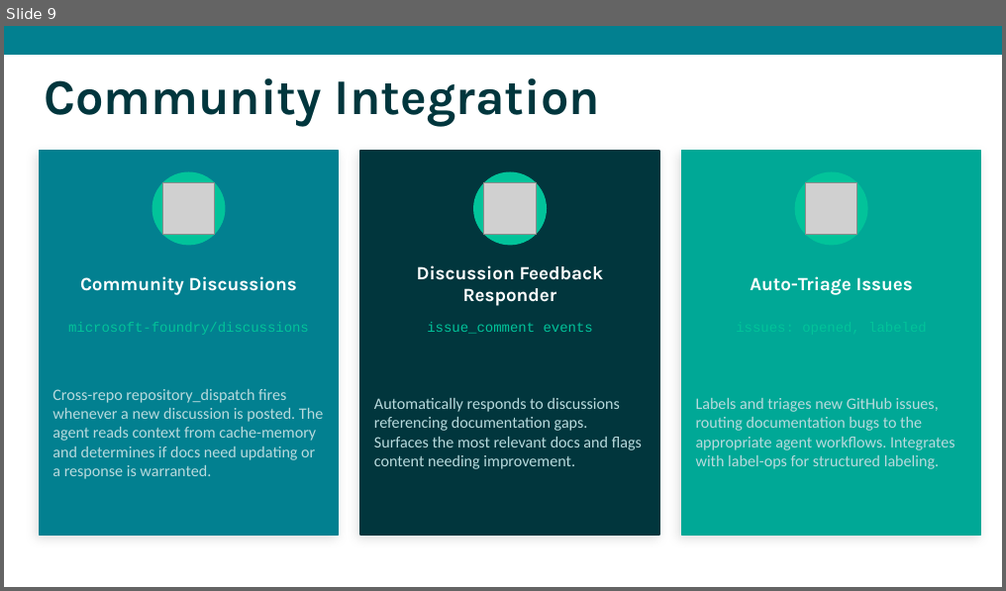
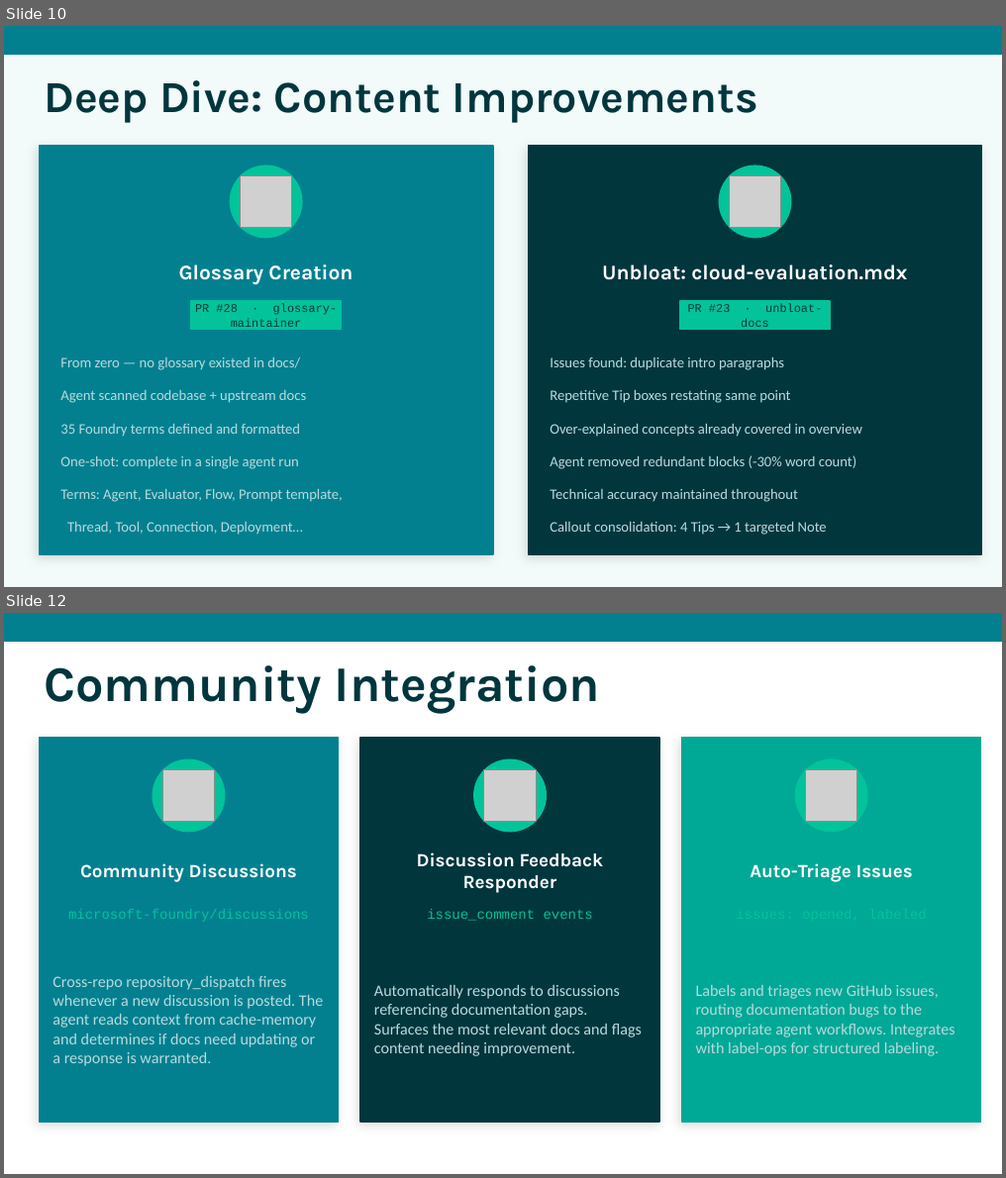
Before and after one commit to nicholasdbrady/foundry-docs, a slide deck: slides/foundry-docs-overview.pptx. Shown one above the other, each under a label of ours: slide 9 before the commit, slides 10 and 12 after it; the slides between them are not shown. The pictures are 1006x591 and 1006x1178 pixels, drawn with LibreOffice and Linux fonts; fonts in the diff are those of the drawing; grey boxes stand for pictures. Boxes give left, top, right and bottom in pixels: in the first picture for what was removed or moved away, otherwise in the second. Text is boxed around its words. In the diff, an @@ line names an element or a change of style, - is before the commit and + after.

```diff
--- a/slides/foundry-docs-overview.pptx
+++ b/slides/foundry-docs-overview.pptx
@@ slide 10 added at bbox=[4, 26, 1002, 587], background #F2FAFA @@
@@ rectangle added at bbox=[4, 26, 1002, 54], fill #028090, outline #028090 1 pt @@
@@ text added at bbox=[44, 80, 758, 123], 32 pt, text #01363D, bold @@
+Deep Dive: Content Improvements
@@ rectangle added at bbox=[39, 146, 493, 555], fill #028090, outline #028090 1 pt @@
@@ ellipse added at bbox=[231, 166, 302, 238], fill #02C39A, outline #02C39A 1 pt @@
@@ rectangle added at bbox=[528, 146, 982, 555], fill #01363D, outline #01363D 1 pt @@
@@ ellipse added at bbox=[720, 166, 791, 238], fill #02C39A, outline #02C39A 1 pt @@
@@ picture added at bbox=[241, 175, 292, 228] @@
@@ picture added at bbox=[729, 175, 780, 228] @@
@@ text added at bbox=[179, 265, 352, 285], 15 pt, text #FFFFFF, bold @@
+Glossary Creation
@@ text added at bbox=[602, 265, 907, 280], 15 pt, text #FFFFFF, bold @@
+Unbloat: cloud-evaluation.mdx
@@ rectangle added at bbox=[192, 301, 342, 329], fill #02C39A, outline #02C39A 1 pt @@
@@ text added at bbox=[195, 304, 337, 327], 8.5 pt, text #01363D @@
+PR #28 · glossary-maintainer
@@ rectangle added at bbox=[680, 301, 831, 329], fill #02C39A, outline #02C39A 1 pt @@
@@ text added at bbox=[688, 304, 822, 327], 8.5 pt, text #01363D @@
+PR #23 · unbloat-docs
@@ text added at bbox=[60, 358, 300, 371], 10.5 pt, text #B8DADD @@
+From zero — no glossary existed in docs/
@@ text added at bbox=[549, 358, 784, 371], 10.5 pt, text #B8DADD @@
+Issues found: duplicate intro paragraphs
@@ text added at bbox=[60, 390, 306, 403], 10.5 pt, text #B8DADD @@
+Agent scanned codebase + upstream docs
@@ text added at bbox=[549, 390, 790, 403], 10.5 pt, text #B8DADD @@
+Repetitive Tip boxes restating same point
@@ text added at bbox=[60, 424, 301, 437], 10.5 pt, text #B8DADD @@
+35 Foundry terms defined and formatted
@@ text added at bbox=[549, 424, 862, 437], 10.5 pt, text #B8DADD @@
+Over-explained concepts already covered in overview
@@ text added at bbox=[60, 457, 298, 470], 10.5 pt, text #B8DADD @@
+One-shot: complete in a single agent run
@@ text added at bbox=[549, 456, 856, 470], 10.5 pt, text #B8DADD @@
+Agent removed redundant blocks (-30% word count)
@@ text added at bbox=[60, 489, 343, 502], 10.5 pt, text #B8DADD @@
+Terms: Agent, Evaluator, Flow, Prompt template,
@@ text added at bbox=[549, 489, 798, 502], 10.5 pt, text #B8DADD @@
+Technical accuracy maintained throughout
@@ text added at bbox=[67, 522, 303, 535], 10.5 pt, text #B8DADD @@
+Thread, Tool, Connection, Deployment…
@@ text added at bbox=[549, 522, 827, 535], 10.5 pt, text #B8DADD @@
+Callout consolidation: 4 Tips → 1 targeted Note
@@ what was slide 9 is now slide 12 @@
```
Also in this commit, not shown: 8 slides changed, 2 other slides added, 1 other file.
